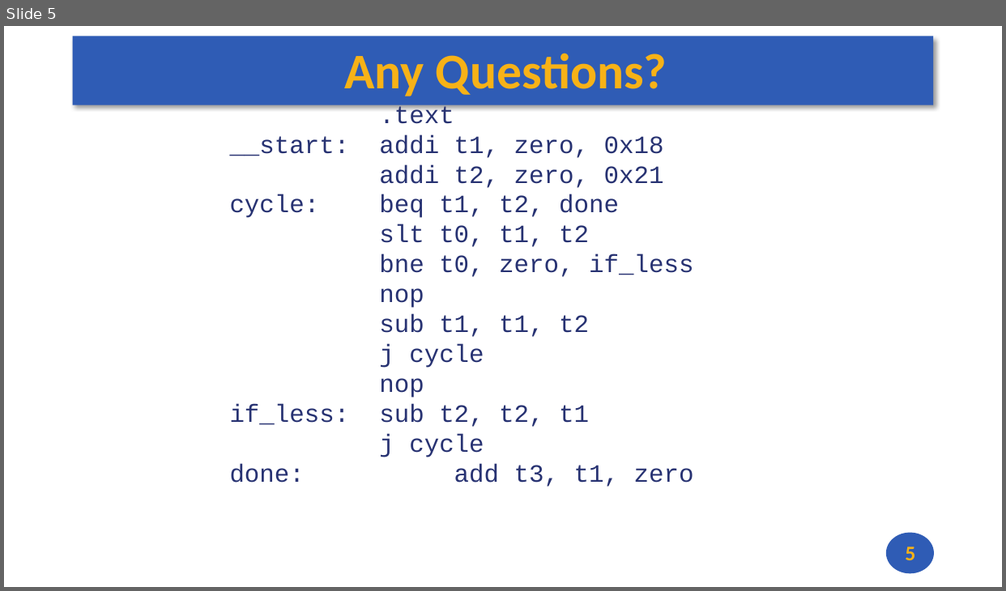
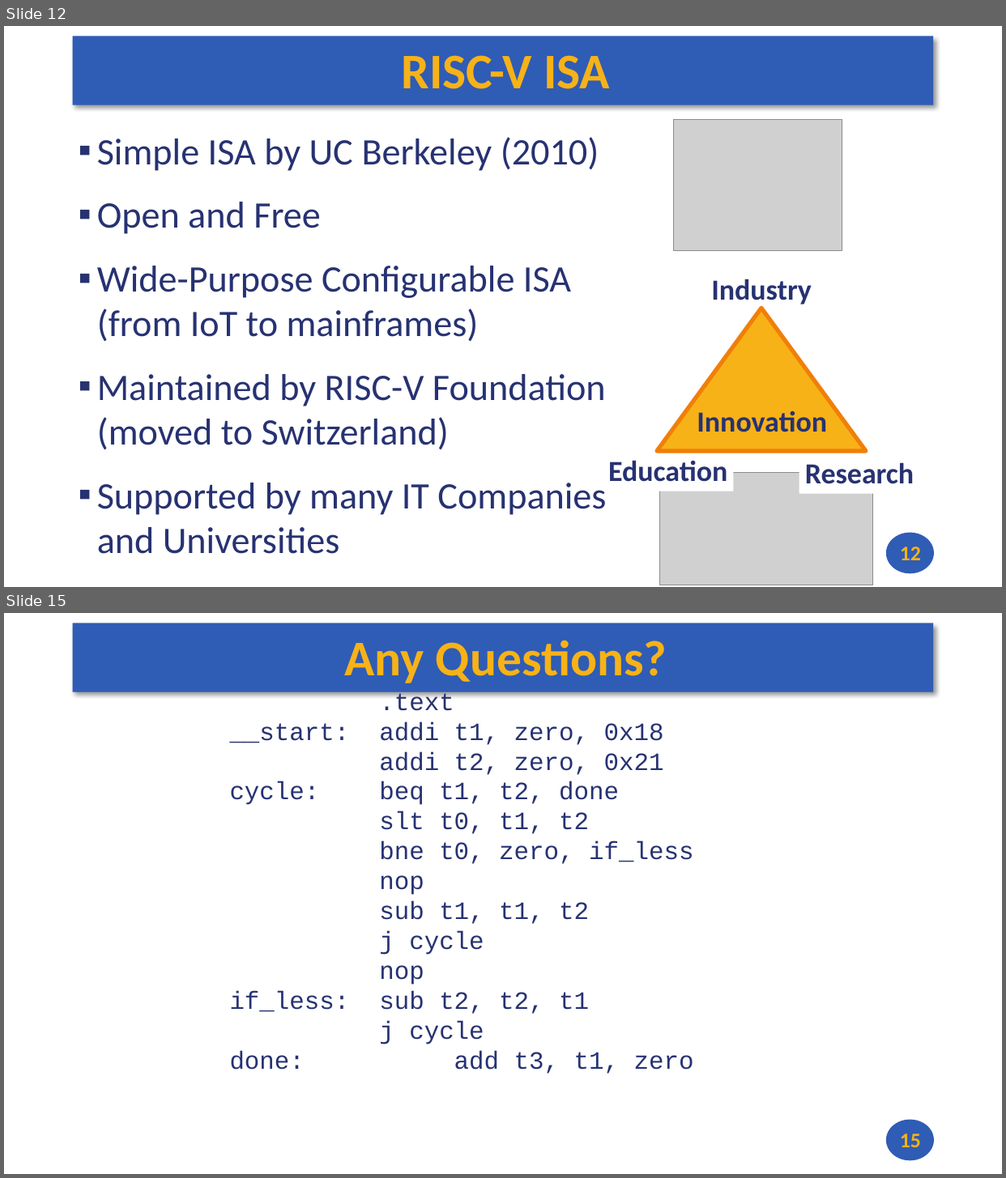
Before and after one commit to andrewt0301/hse-acos-course, a slide deck: docs/part1ca/03_CPU/CA_Lecture_03.pptx. Shown one above the other, each under a label of ours: slide 5 before the commit, slides 12 and 15 after it; the slides between them are not shown. The pictures are 1006x591 and 1006x1178 pixels, drawn with LibreOffice and Linux fonts; fonts in the diff are those of the drawing; grey boxes stand for pictures. Boxes give left, top, right and bottom in pixels: in the first picture for what was removed or moved away, otherwise in the second. Text is boxed around its words. In the diff, an @@ line names an element or a change of style, - is before the commit and + after.

```diff
--- a/docs/part1ca/03_CPU/CA_Lecture_03.pptx
+++ b/docs/part1ca/03_CPU/CA_Lecture_03.pptx
@@ slide 12 added at (4,26,1002,587), background #FFFFFF; not listed: 2 template elements that a slide beside it also shows @@
@@ title added at (402,55,610,89), 48 pt, text #F7B217, bold @@
+RISC-V ISA
@@ picture added at (674,120,842,251) @@
@@ text added at (97,137,606,554), 36 pt, text #273272 @@
+▪ Simple ISA by UC Berkeley (2010)
+▪ Open and Free
+▪ Wide-Purpose Configurable ISA (from IoT to mainframes)
+▪ Maintained by RISC-V Foundation (moved to Switzerland)
+▪ Supported by many IT Companies and Universities
@@ text added at (711,279,812,308), 28 pt, text #273272, bold @@
+Industry
@@ triangle added at (657,308,866,451), fill #F7B217, outline #F07F09 4 pt @@
@@ text added at (697,411,827,433), 28 pt, text #273272, bold @@
+Innovation
@@ rectangle added at (603,448,734,492), fill #FFFFFF, 28 pt, text #273272, bold @@
+Education
@@ rectangle added at (799,450,918,494), fill #FFFFFF, 28 pt, text #273272, bold @@
+Research
@@ picture added at (660,473,873,585) @@
@@ page number added at (900,547,921,561), 20 pt, text #F7B217, bold @@
+12
@@ what was slide 5 is now slide 15 @@
@@ page number at (900,1134,921,1148): text changed @@
-5
+15
```
Also in this commit, not shown: 2 slides changed, 11 other slides added, 2 slides removed, 2 other files.
